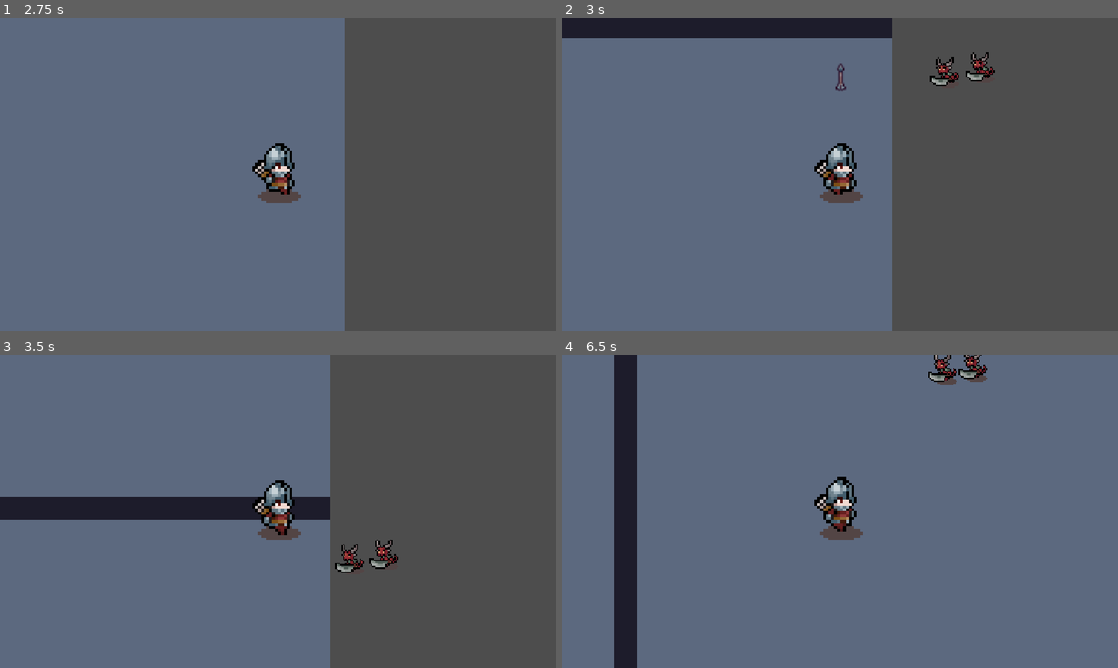
Above: before the commit, frames 1-4 (two rows, left to right).
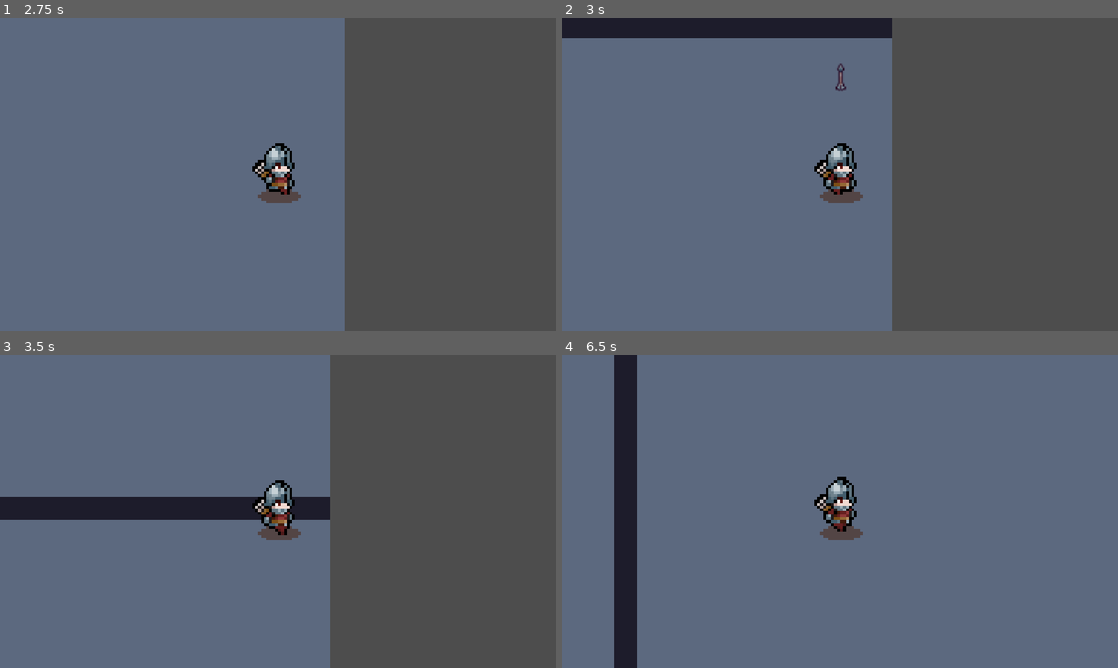
Above: after the commit, the same moments.

Repository: vorrjjard-2/game-dev
Game: Godot game, scene res://node_2d.tscn
Same seed, same stepped clock (60 frames per second), same inputs: the game is played once before the commit and once after it. The engine's default icon, where the game draws it, is replaced by a stand-in: a white triangle on a blue panel in a dark square.
Inputs:
- Up to frame 1 (2.75 s): tap Enter (ui_accept) at 0.5, 1.52, 1.55, 1.82 s; hold Right (ui_right) 0.53-1.28 s; hold Enter (ui_accept) 0.53-1.28 s; hold Down (ui_down) 1.28-2.03 s; tap Space (shoot) at 1.35 s; hold Right (ui_right) from 2.03 s (still down); hold Enter (ui_accept) from 2.03 s (still down)
- Up to frame 2 (3 s): release Right (ui_right) at 2.78 s; release Enter (ui_accept) at 2.78 s; hold Up (ui_up) from 2.78 s (still down); tap Space (shoot) at 2.85 s
- Up to frame 3 (3.5 s): keep holding Up (ui_up); tap Enter (ui_accept) at 3.02, 3.05, 3.32 s
- Up to frame 4 (6.5 s): release Up (ui_up) at 3.53 s; hold Enter (ui_accept) 3.53-4.28 s; hold Left (ui_left) 3.53-5.03 s; tap Space (shoot) at 4.35, 5.85 s; tap Enter (ui_accept) at 4.52, 4.55, 4.82, 6.02, 6.05, 6.32 s; hold Down (ui_down) 5.03-5.78 s; hold Enter (ui_accept) 5.03-5.78 s; hold Right (ui_right) from 5.78 s (still down)

Frame 1 is identical in both runs. In frame 2, 0.5% of the frame differs, in the area x 66-78%, y 10-22%; in frame 3, 0.5%; in frame 4, 0.6%, in the area x 65-77%, y 0-10%.

Commit message:
changed spawn mechanic

Diff:
--- a/game-3/arrow.tscn
+++ b/game-3/arrow.tscn
@@ -6,7 +6,7 @@
 [sub_resource type="RectangleShape2D" id="RectangleShape2D_gbb63"]
 size = Vector2(20, 7)
 
-[node name="Arrow" type="Area2D" unique_id=724070301]
+[node name="Arrow" type="Area2D" unique_id=724070301 groups=["player"]]
 script = ExtResource("1_2ndhl")
 
 [node name="Sprite2D" type="Sprite2D" parent="." unique_id=809760904]
--- a/game-3/character_body_2d.gd
+++ b/game-3/character_body_2d.gd
@@ -40,7 +40,6 @@
 
 func _on_area_2d_body_entered(body: Node2D) -> void:
 	if body.is_in_group("enemy"):
-		print("Area entered by: ", body.name, " | Groups: ", body.get_groups())
 		is_hurting = true
 
 func _on_area_2d_body_exited(body: Node2D) -> void:
--- a/game-3/world.gd
+++ b/game-3/world.gd
@@ -3,10 +3,21 @@
 const ENEMY_SCENE = preload("res://enemy.tscn")
 @onready var player: Node2D = $Player
 const SPAWN_DISTANCE = 500
+@export var min_spawn_time: float = 2.0  # Minimum delay (seconds)
+@export var max_spawn_time: float = 10.0  # Maximum delay (seconds)
 
-func _unhandled_input(event: InputEvent) -> void:
-	if event.is_action_pressed("ui_accept"):
+func _ready() -> void:
+	start_spawn_loop()
+
+func start_spawn_loop() -> void:
+	while is_instance_valid(player):
+		var wait_time := randf_range(min_spawn_time, max_spawn_time)
+		await get_tree().create_timer(wait_time).timeout
 		spawn_enemy()
+
+# func _unhandled_input(event: InputEvent) -> void:
+#	if event.is_action_pressed("ui_accept"):
+#		spawn_enemy()
 
 func spawn_enemy() -> void:
 	var enemy = ENEMY_SCENE.instantiate() as CharacterBody2D
@@ -16,6 +27,6 @@
 
 	var spawn_pos = player.global_position + (facing_dir * SPAWN_DISTANCE)
 	enemy.global_position = spawn_pos
-	enemy.player = player #
+	enemy.player = player
 
 	add_child(enemy)
